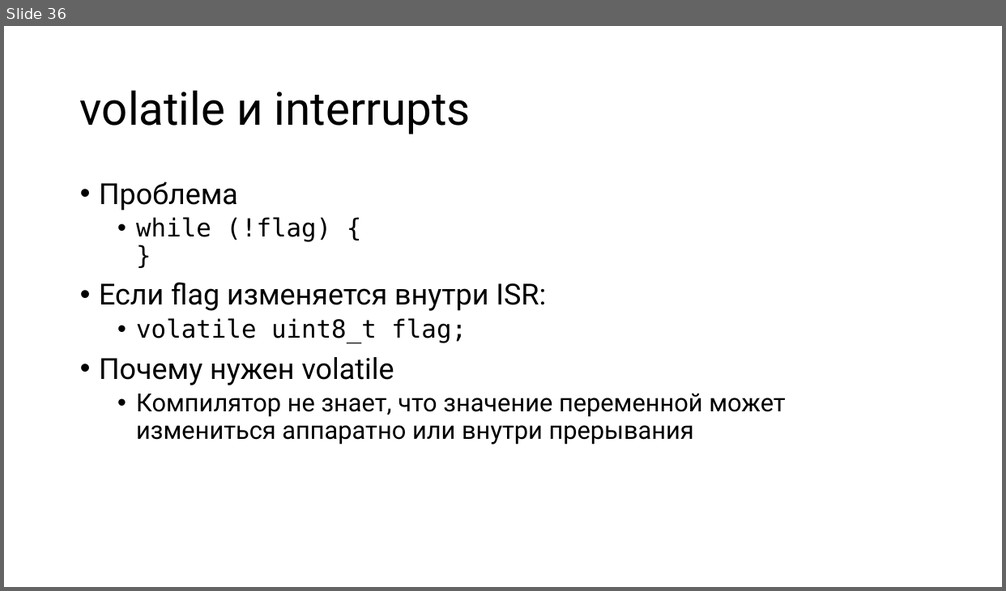
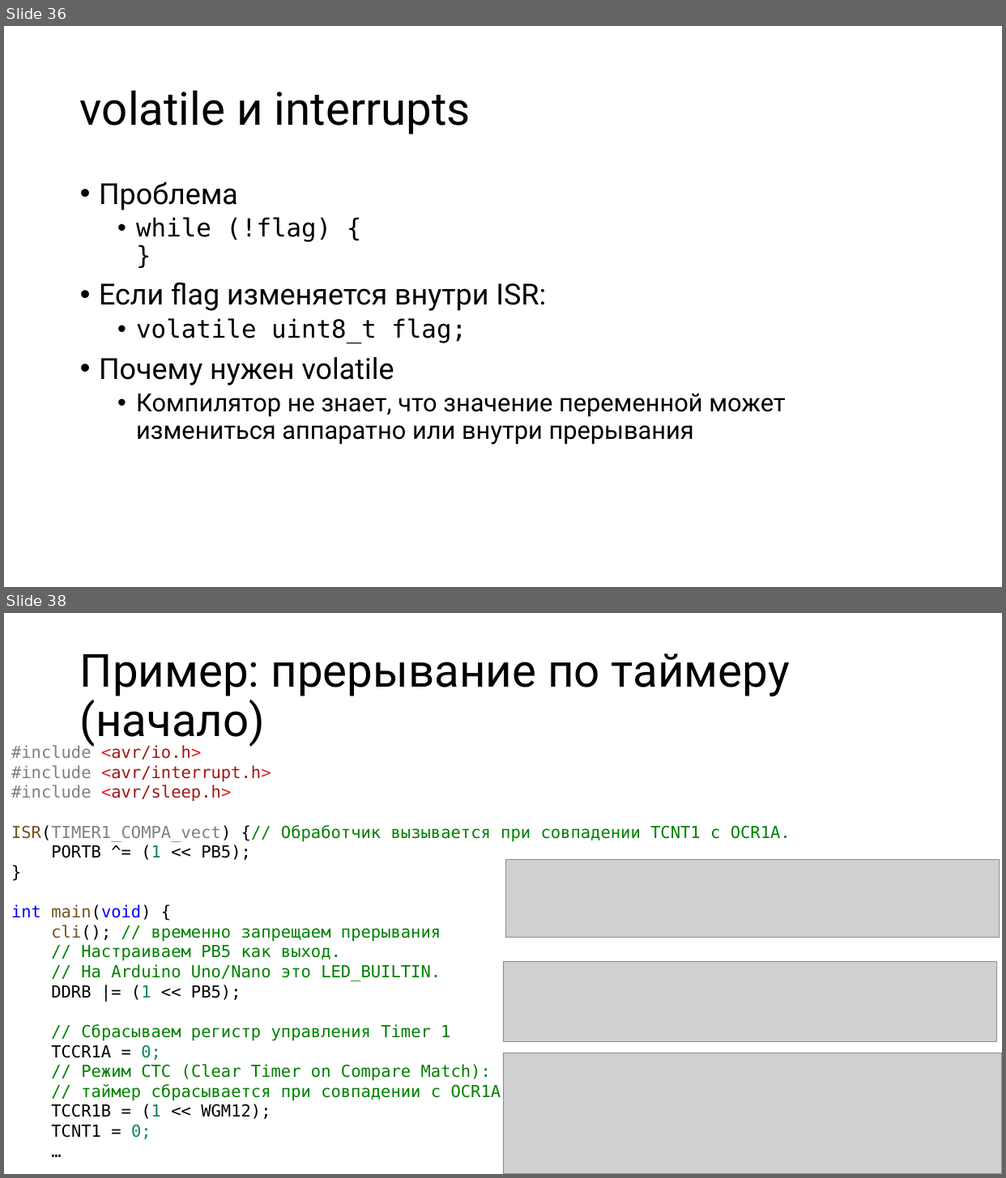
Before and after one commit to alexey-malov/mpp, a slide deck: lectures/14/Microcontroller Programming.pptx. Shown one above the other, each under a label of ours: slide 36 before the commit, slides 36 and 38 after it; the slides between them are not shown. The pictures are 1006x591 and 1006x1178 pixels, drawn with LibreOffice and Linux fonts; fonts in the diff are those of the drawing; grey boxes stand for pictures. Boxes give left, top, right and bottom in pixels: in the first picture for what was removed or moved away, otherwise in the second. Text is boxed around its words. In the diff, an @@ line names an element or a change of style, - is before the commit and + after.

```diff
--- a/lectures/14/Microcontroller Programming.pptx
+++ b/lectures/14/Microcontroller Programming.pptx
@@ slide 38 added at [4, 613, 1002, 1174], background #FFFFFF @@
@@ title added at [80, 653, 790, 747], 44 pt, text #000000 @@
+Пример: прерывание по таймеру (начало)
@@ text added at [11, 745, 791, 1139], 16 pt, text #008000 @@
+#include <avr/io.h>
+#include <avr/interrupt.h>
+#include <avr/sleep.h>
+ISR(TIMER1_COMPA_vect) {// Обработчик вызывается при совпадении TCNT1 с OCR1A.
+PORTB ^= (1 << PB5);
+}
+int main(void) {
+cli(); // временно запрещаем прерывания
+// Настраиваем PB5 как выход.
+// На Arduino Uno/Nano это LED_BUILTIN.
+DDRB |= (1 << PB5);
+// Сбрасываем регистр управления Timer 1
+TCCR1A = 0;
+// Режим CTC (Clear Timer on Compare Match):
+// таймер сбрасывается при совпадении с OCR1A.
+TCCR1B = (1 << WGM12);
+TCNT1 = 0;
+…
@@ picture added at [505, 859, 999, 938] @@
@@ picture added at [503, 962, 997, 1041] @@
@@ picture added at [503, 1053, 1002, 1174] @@
```
Also in this commit, not shown: 2 slides changed, 18 other slides added.
